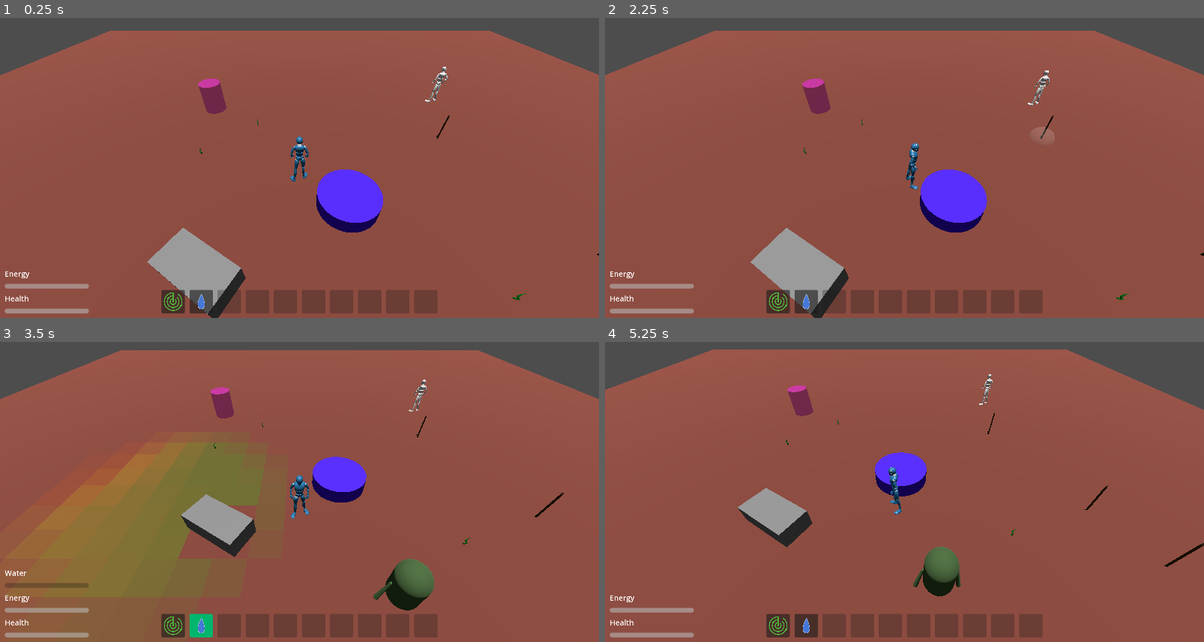
Above: before the commit, frames 1-4 (two rows, left to right).
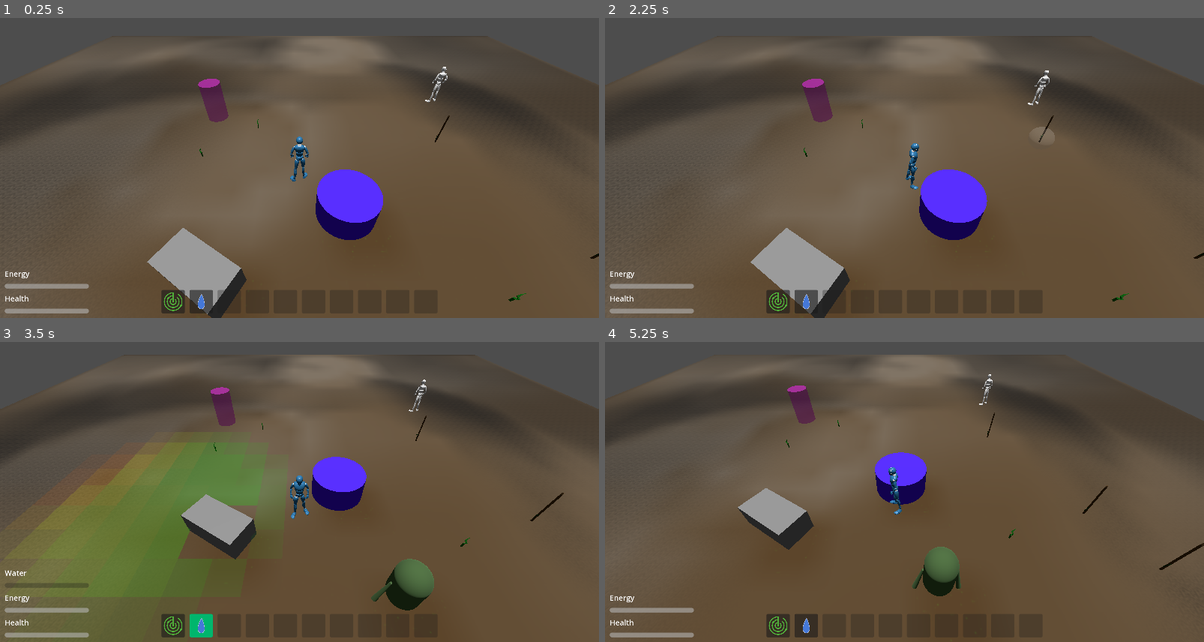
Above: after the commit, the same moments.

Repository: CapsCollective/sunflower
Game: Godot game, scene res://assets/common/scenes/game_world.tscn
Two runs of this game, one before a commit and one after it. Both use one fixed random seed, a clock stepped at 60 frames per second and the inputs below.
Inputs (mouse positions are in pixels of both pictures, inside the frame that each line leads up to):
- Up to frame 1 (0.25 s): no input
- Up to frame 2 (2.25 s): click (778, 303) at 0.5 s; click (808, 303) at 1.27 s; tap Enter at 2 s; move the mouse to (1036, 132) at 2.02 s; press the mouse at (1036, 132) at 2.03 s; hold D (move_right) from 2.03 s (still down)
- Up to frame 3 (3.5 s): tap Space at 2.75 s; move the mouse to (179, 489) at 2.77 s; release D (move_right) at 2.78 s; release the mouse at (179, 489) at 2.78 s; hold S (move_back) from 2.78 s (still down); tap Mouse wheel down (mouse_wheel_down) at 2.85 s
- Up to frame 4 (5.25 s): move the mouse to (964, 399) at 3.52 s; release S (move_back) at 3.53 s; hold D (move_right) 3.53-4.28 s; tap Mouse wheel up (mouse_wheel_up) at 3.6 s; move the mouse to (874, 540) at 4.27 s; hold W (move_forward) 4.28-5.03 s; click (874, 540) at 4.35 s; tap Enter at 5 s; move the mouse to (1084, 525) at 5.02 s; hold A (move_left) from 5.03 s (still down); tap Mouse wheel down (mouse_wheel_down) at 5.1 s

The runs differ from the first frame. In frame 1, 87% of the frame differs, in the area x 0-100%, y 4-100%; in frame 2, 87%; in frame 3, 87%; in frame 4, 89%, in the area x 0-100%, y 2-100%.

Commit message:
Added terrain shader for representing grid attributes

Diff:
--- a/assets/common/scripts/game_manager.gd
+++ b/assets/common/scripts/game_manager.gd
@@ -59,6 +59,7 @@
 	if not Savegame.zones.crops.has(zone.id):
 		Savegame.zones.crops[zone.id] = ZoneLayouts.initial_zones.crops.get(zone.id, {})
 	current_zone_updated.emit()
+	update_grid_attribute_texture_for_zone(current_zone.id)
 
 func deregister_zone(zone: Zone):
 	if zone == current_zone:
@@ -99,7 +100,25 @@
 			if dist <= radius and zone.has(point):
 				var scaled_change = change * clampf(1 - ((dist - fade_distance) / (radius - fade_distance)), 0, 1) # scale down over distance
 				zone[point][attr] = clampf(zone[point][attr] + scaled_change, 0, 1)
+	update_grid_attribute_texture_for_zone(zone_id)
 	grid_updated.emit()
+
+func update_grid_attribute_texture_for_zone(zone_id: String):
+	var grid = GameManager.current_zone.grid
+	var soil_attrs = GameManager.get_soil_attrs_for_zone(zone_id)
+	var lower_bounds: Vector2i = grid.get_lower_cell_bounds()
+	var upper_bounds: Vector2i = grid.get_upper_cell_bounds()
+	var grid_attr_image: Image = Image.create(grid.width, grid.height, true, Image.FORMAT_RGBA8)
+	for x in range(lower_bounds.x, upper_bounds.x):
+		for y in range(lower_bounds.y, upper_bounds.y):
+			var color = Color.TRANSPARENT
+			var point = Vector2i(x,y)
+			if not grid.disabled_cells.has(point):
+				var val = soil_attrs[point]
+				color = Color(val[SoilAttr.HYDRATION], val[SoilAttr.NITROGEN], val[SoilAttr.RADIATION])
+			grid_attr_image.set_pixel(x - lower_bounds.x, y - lower_bounds.y, color)
+	var grid_image_texture = ImageTexture.create_from_image(grid_attr_image)
+	RenderingServer.global_shader_parameter_set("grid_attributes", grid_image_texture)
 
 func update_grid_attribute_for_current_zone(center: Vector2i, attr: SoilAttr, change: float, radius: int, falloff: float = 0.2):
 	update_grid_attribute(current_zone.id, center, attr, change, radius, falloff)
--- a/assets/content/zones/main_zone.tscn
+++ b/assets/content/zones/main_zone.tscn
@@ -9,6 +9,7 @@
 [ext_resource type="Script" path="res://assets/zones/scripts/zone_spawn.gd" id="6_nj44q"]
 [ext_resource type="PackedScene" uid="uid://cq8lgvac1raj4" path="res://assets/character/scenes/npc_character.tscn" id="6_u7roc"]
 [ext_resource type="PackedScene" uid="uid://dqp8dokuwwf25" path="res://assets/objects/scenes/bed.tscn" id="7_7x4tg"]
+[ext_resource type="Shader" path="res://assets/environment/shaders/terrain.gdshader" id="7_dhfqt"]
 
 [sub_resource type="Environment" id="Environment_wyxem"]
 
@@ -17,11 +18,41 @@
 polygons = [PackedInt32Array(2, 1, 0), PackedInt32Array(3, 2, 0), PackedInt32Array(3, 0, 4), PackedInt32Array(3, 4, 5), …(1056 unchanged characters)…
 agent_radius = 1.0
 
-[sub_resource type="BoxMesh" id="BoxMesh_no67q"]
-size = Vector3(40, 1, 40)
+[sub_resource type="PlaneMesh" id="PlaneMesh_a3dwu"]
+size = Vector2(40, 40)
 
-[sub_resource type="StandardMaterial3D" id="StandardMaterial3D_na5hi"]
-albedo_color = Color(0.52549, 0.266667, 0.219608, 1)
+[sub_resource type="Gradient" id="Gradient_avd1o"]
+offsets = PackedFloat32Array(0.25641, 0.55641, 1)
+colors = PackedColorArray(0, 0, 0, 1, 0.43299, 0.43299, 0.43299, 1, 1, 1, 1, 1)
+
+[sub_resource type="FastNoiseLite" id="FastNoiseLite_5klwb"]
+
+[sub_resource type="NoiseTexture2D" id="NoiseTexture2D_lvl1q"]
+seamless = true
+color_ramp = SubResource("Gradient_avd1o")
+noise = SubResource("FastNoiseLite_5klwb")
+
+[sub_resource type="Gradient" id="Gradient_jy6f2"]
+offsets = PackedFloat32Array(0.861538, 1)
+
+[sub_resource type="FastNoiseLite" id="FastNoiseLite_p8kcj"]
+noise_type = 5
+frequency = 1.0
+fractal_lacunarity = 0.001
+fractal_gain = 0.0
+
+[sub_resource type="NoiseTexture2D" id="NoiseTexture2D_kn7e1"]
+color_ramp = SubResource("Gradient_jy6f2")
+noise = SubResource("FastNoiseLite_p8kcj")
+
+[sub_resource type="ShaderMaterial" id="ShaderMaterial_i2n1e"]
+render_priority = 0
+shader = ExtResource("7_dhfqt")
+shader_parameter/soil_light_color = Color(0.4, 0.328, 0.24, 1)
+shader_parameter/soil_dark_color = Color(0.26, 0.143, 0, 1)
+shader_parameter/radiation_color = Color(0.2408, 0.86, 0.086, 1)
+shader_parameter/noise_cracked = SubResource("NoiseTexture2D_lvl1q")
+shader_parameter/noise_speckled = SubResource("NoiseTexture2D_kn7e1")
 
 [sub_resource type="ConcavePolygonShape3D" id="ConcavePolygonShape3D_ipfg8"]
 data = PackedVector3Array(-20, 0.5, 20, 20, 0.5, 20, -20, -0.5, 20, 20, 0.5, 20, 20, -0.5, 20, -20, -0.5, 20, 20, 0.5,  …(428 unchanged characters)…
@@ -73,9 +104,9 @@
 collision_layer = 3
 
 [node name="MeshInstance3D" type="MeshInstance3D" parent="NavigationRegion3D/Ground"]
-mesh = SubResource("BoxMesh_no67q")
+mesh = SubResource("PlaneMesh_a3dwu")
 skeleton = NodePath("../../..")
-surface_material_override/0 = SubResource("StandardMaterial3D_na5hi")
+surface_material_override/0 = SubResource("ShaderMaterial_i2n1e")
 
 [node name="CollisionShape3D" type="CollisionShape3D" parent="NavigationRegion3D/Ground"]
 shape = SubResource("ConcavePolygonShape3D_ipfg8")
--- /dev/null
+++ b/assets/environment/shaders/terrain.gdshader
@@ -0,0 +1,24 @@
+shader_type spatial;
+
+global uniform sampler2D grid_attributes;
+
+uniform sampler2D noise_cracked;
+uniform sampler2D noise_speckled;
+
+uniform vec3 soil_light_color: source_color;
+uniform vec3 soil_dark_color: source_color;
+
+uniform vec3 radiation_color: source_color;
+
+void fragment() {
+	vec3 cracked = texture(noise_cracked, UV*100.0).xyz;
+	vec3 speck = texture(noise_speckled, UV).xyz;
+	vec4 attributes = texture(grid_attributes, UV);
+	vec3 nitrogen = mix(soil_light_color, soil_dark_color, attributes.y - 0.5);
+	ALBEDO = mix(nitrogen, nitrogen * cracked.r, 1.0 - attributes.r);
+
+	vec3 radiation = mix(vec3(0, 0, 0), mix(vec3(0, 0, 0), radiation_color, attributes.z - 0.5), speck);
+	if (radiation.g > 0.0) {
+		EMISSION = vec3(0, smoothstep(0.05, 1.0, radiation.g), 0);
+	}
+}
--- a/project.godot
+++ b/project.godot
@@ -98,3 +98,10 @@
 
 textures/vram_compression/import_s3tc_bptc=true
 textures/vram_compression/import_etc2_astc=true
+
+[shader_globals]
+
+grid_attributes={
+"type": "sampler2D",
+"value": ""
+}
Not shown: 1 places in assets/content/zones/main_zone.tscn that only renumber resources
